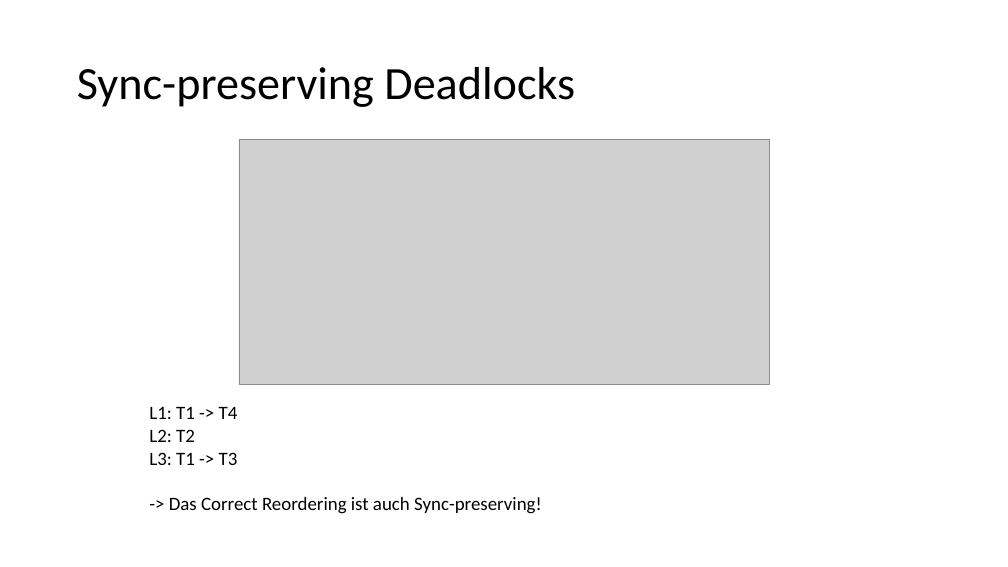
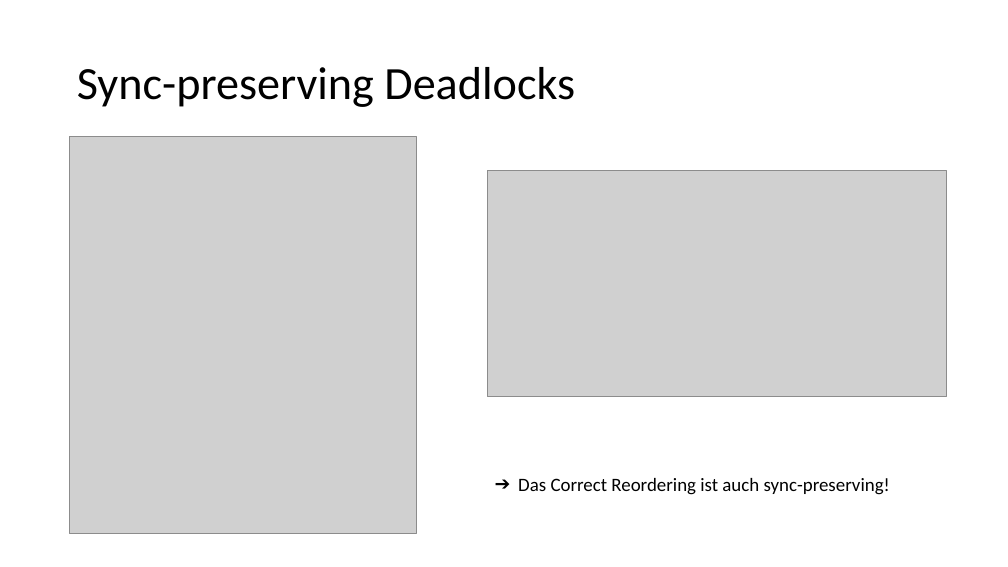
Before and after one commit to HuBaX/Seminararbeit, a slide deck: slide 26 of Sound Dynamic Deadlock Prediction in Linear Time.pptx. Drawn at 1008x567 pixels with LibreOffice and Linux fonts; fonts in the diff are those of the drawing; grey boxes stand for pictures. Boxes give left, top, right and bottom in pixels: in the first picture for what was removed or moved away, otherwise in the second. Text is boxed around its words. In the diff, an @@ line names an element or a change of style, - is before the commit and + after.

```diff
--- a/Sound Dynamic Deadlock Prediction in Linear Time.pptx
+++ b/Sound Dynamic Deadlock Prediction in Linear Time.pptx
@@ picture added at (70, 137, 417, 534) @@
@@ picture removed at (239, 140, 769, 385) @@
@@ picture added at (487, 170, 946, 396) @@
@@ text at (518, 478, 890, 495): text changed @@
-L1: T1 -> T4
-L2: T2
-L3: T1 -> T3
--> Das Correct Reordering ist auch Sync-preserving!
+➔ Das Correct Reordering ist auch sync-preserving!
```
Also in this commit, not shown: 9 other slides changed, 3 slides added, 1 slide removed, 1 other file.
